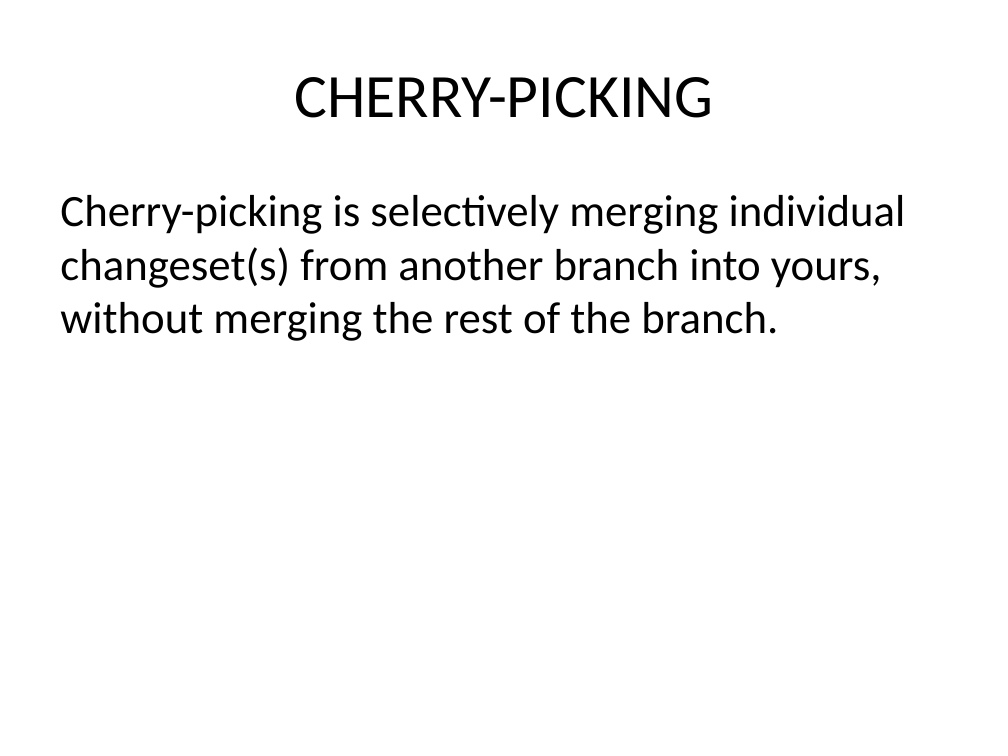
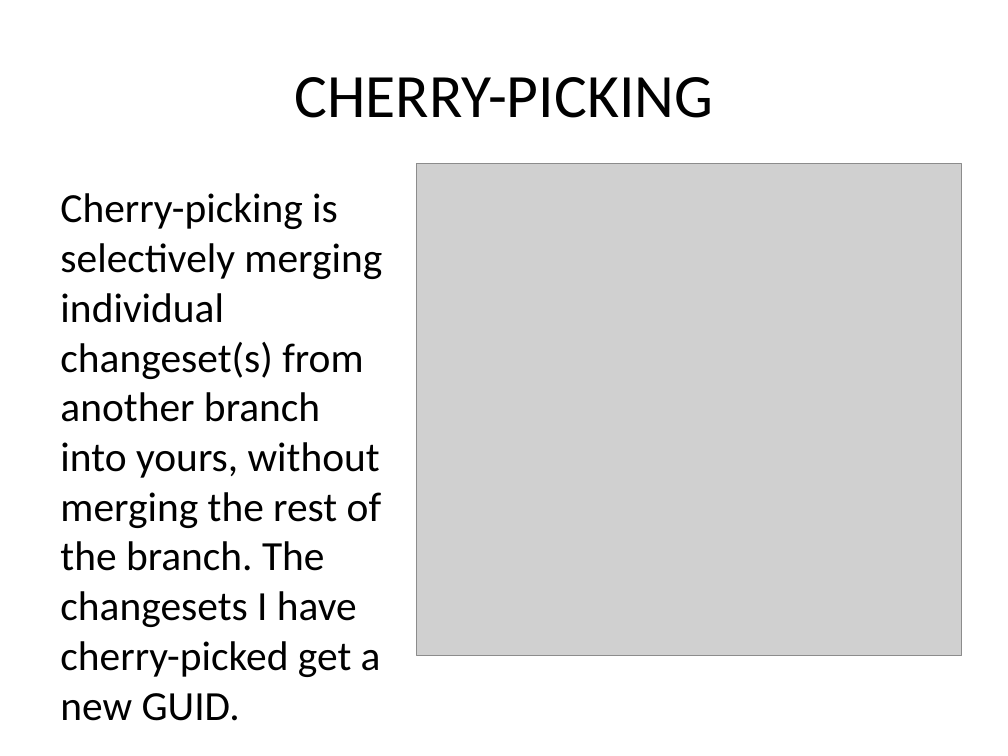
Before and after one commit to kangelov/gitdemo, a slide deck: slide 28 of powerpoint/An Introduction to GIT.pptx (slide 27 before the commit). Drawn at 1008x756 pixels with LibreOffice and Linux fonts; fonts in the diff are those of the drawing; grey boxes stand for pictures. Boxes give left, top, right and bottom in pixels: in the first picture for what was removed or moved away, otherwise in the second. Text is boxed around its words. In the diff, an @@ line names an element or a change of style, - is before the commit and + after.

Commit message:
completed section on branching and tagging.

```diff
--- a/powerpoint/An Introduction to GIT.pptx
+++ b/powerpoint/An Introduction to GIT.pptx
@@ picture added at box(416, 163, 962, 655) @@
@@ text at box(60, 193, 382, 677): text changed; size 32 to 29.6 pt @@
-Cherry-picking is selectively merging individual changeset(s) from another branch into yours, without merging the rest of the branch.
+Cherry-picking is selectively merging individual changeset(s) from another branch into yours, without merging the rest of the branch. The changesets I have cherry-picked get a new GUID.
```
Also in this commit, not shown: 14 other slides changed, 2 slides added.
